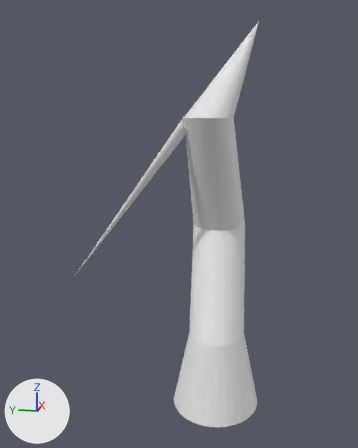
Before and after pictures for a commit that changed the Blender file Env_Tree_Normal_A.blend1.blend.
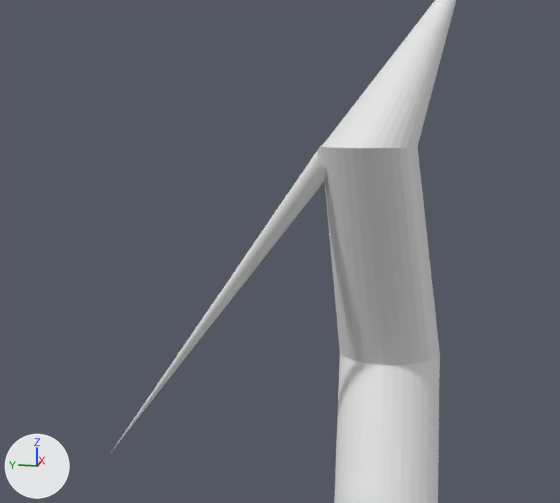
There are two pictures of each version: one whole from a camera (50 mm lens) standing at (-138.3, -11.8, 88.5) and looking at (3.4, 16.5, 53.1), one close up on the part from 5% to 86% of the width and 9% to 67% of the height. The axes (+X, +Y, +Z) are drawn at lower left. The lights are the same throughout. The last two pictures show the newer version.
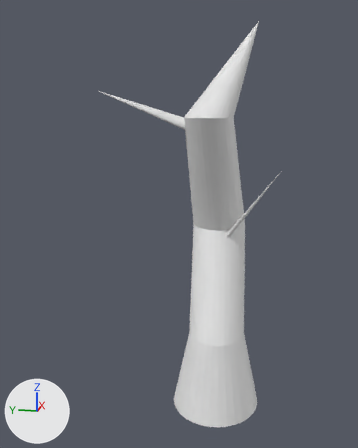
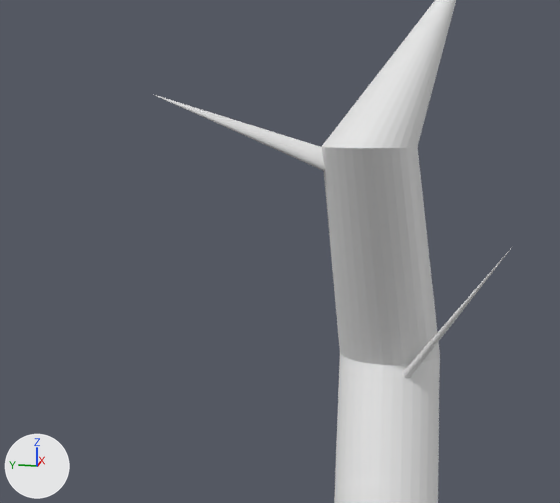
Location of each change, [x1, y1, x2, y2] in pixels of the close-ups (560 x 503 px; the box of a moved part takes in the faces that stretch with it):
'Cylinder', reshaped
    before: [111, 0, 456, 503]
    after: [155, 0, 511, 503]
part 1 of me_cylinder, added
    after: [403, 249, 511, 378]
part 2 of me_cylinder, moved or reshaped
    before: [111, 145, 326, 452]
    after: [155, 95, 325, 171]

The change, as a list of edits to the scene's bpy script:
```text
Change me_cylinder:
    used by ob_cylinder; location = (-1.4, 4.0, 10.2); scale = (9.08, 8.25, 11.3)
    remove me_cylinder.from_pydata(...)  # 224 vertices, 164 faces; spans x -1.56..2.68, y -1.56..5.25, z -1.0..8.86
    add me_cylinder.from_pydata(...)  # 288 vertices, 198 faces; spans x -1.56..2.68, y -2.07..3.95, z -1.0..8.86
    me_cylinder part 1: the loose piece of 64 vertices spanning x -0.84..-0.3, y 0.84..5.25, z 2.39..6.63 is copied, and the copy is multiplied about its middle by the matrix ((0.263, -0.328, 0.155), (-0.499, -0.132, 0.305), (0.51, 0.662, 0.203)), then moved by (0.56, -4.04, -0.19); it spans x -0.99..1.03, y -2.07..-0.01, z 3.23..5.49
    me_cylinder part 2
    32 vertices are removed from x -0.31..-0.3, y 5.24..5.25, z 2.39
    33 faces are deleted
    26 vertices in x -0.84..-0.49, y 0.84..1.13, z 6.33..6.62 move by (0.13, -0.15, -0.1)
    4 vertices in x -0.6..-0.52, y 0.86..1.01, z 6.35..6.62 move by (0.13, -0.15, -0.09)
    2 vertices move from x -0.63..-0.48, y 0.86..1.04, z 6.51..6.63 to x -0.51..-0.35, y 0.72..0.89, z 6.41..6.53
    32 vertices are added at x -0.84, y 3.95, z 7.22
    33 new faces join them
```
